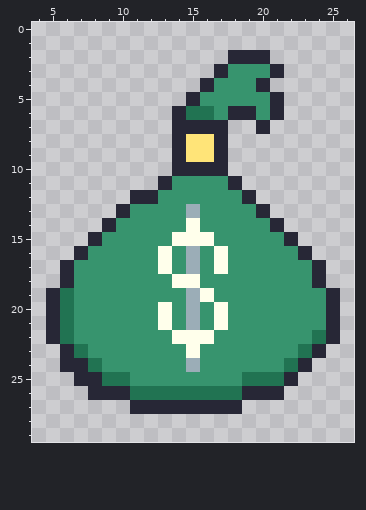
File history of a pixel-art sprite, Assets/Graphics/Sprites/Pickups/moneybag-green.png. This is how it looked before the edit.
The file is 32x32 pixels. Shown: x 4..26, y 0..29.
Now the later version:
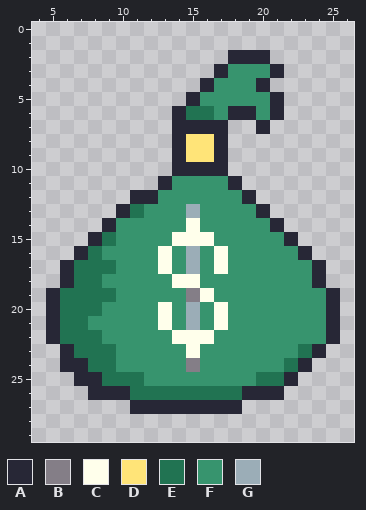
Palette (. is transparent): A #272736  B #847e87  C #ffffeb  D #ffe478  E #217352  F #37946e  G #9badb7
What changed:
Changed rows in their new state; - is an unchanged pixel.
first column x 7:
13 ----E-------------
15 --E---------------
16 -E----------------
17 EEE---------------
18 EE----------------
19 EEE-----B---------
20 EE----------------
21 E-----------------
22 EE---------------F
23 -EE---------------
24 --E-----B---------
25 ----E-------F-----
Boxes around the changes in both pictures, in picture pixels (x1, y1, x2, y2):
changed: (74, 204, 200, 386)
changed: (242, 330, 326, 386)
